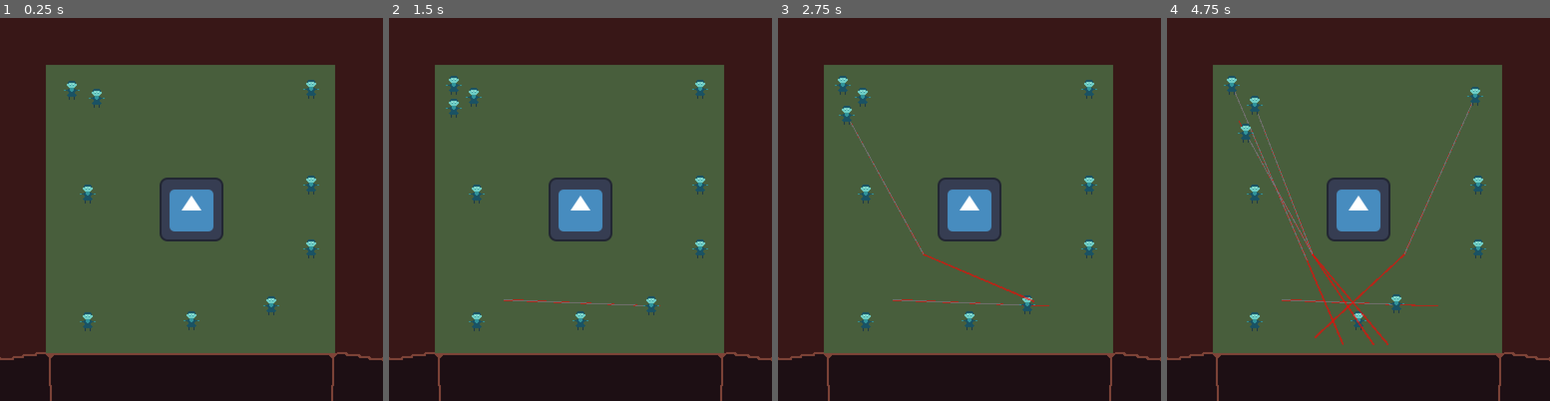
Above: before the commit, frames 1-4 (left to right).
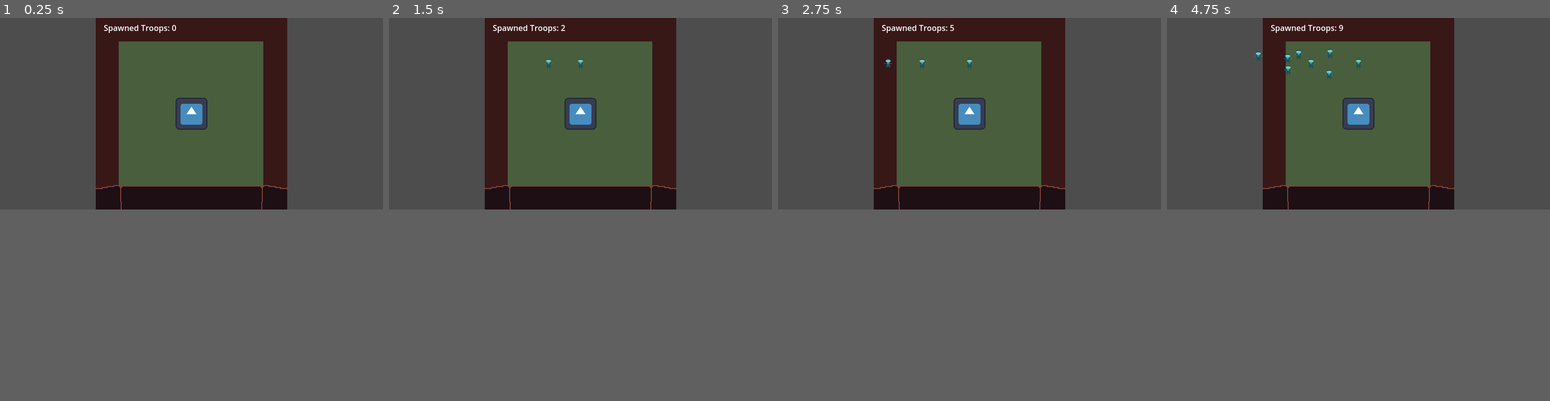
Above: after the commit, the same moments.

Repository: Cheese-Kings/Serene-Sovereignty
Game: Godot game, scene res://scenes/game.tscn
Same seed, same stepped clock (60 frames per second), same inputs: the game is played once before the commit and once after it. The engine's default icon, where the game draws it, is replaced by a stand-in: a white triangle on a blue panel in a dark square.
Inputs:
- Up to frame 1 (0.25 s): no input
- Up to frame 2 (1.5 s): tap Enter at 0.5, 1.35 s; hold Up 0.53-1.28 s; hold Enter 0.53-1.28 s; tap Space at 1.25 s; hold Down from 1.28 s (still down)
- Up to frame 3 (2.75 s): release Down at 2.03 s; hold Up from 2.03 s (still down); hold Enter from 2.03 s (still down)
- Up to frame 4 (4.75 s): release Enter at 2.78 s; tap Enter at 2.85, 4.35 s; release Up at 3.53 s; hold Enter 3.53-4.28 s; hold Down from 3.53 s (still down)
In our replay, the window is 768x768 before the commit and 768x384 after it. These sizes can differ from the game's own. Grey fills any space a smaller window leaves; there, only what the larger window draws over its background counts as a difference.

The runs differ from the first frame. In frame 1, 50% of the frame differs, in the area x 0-100%, y 0-100%; in frame 2, 50%; in frame 3, 50%; in frame 4, 51%.

Commit message:
many more changes

Diff:
--- /dev/null
+++ b/assets/anim_libraries/troops.tres
@@ -0,0 +1,36 @@
+[gd_resource type="AnimationLibrary" load_steps=3 format=3 uid="uid://b06f1ywhwju3y"]
+
+[sub_resource type="Animation" id="Animation_xnl8y"]
+resource_name = "walk"
+loop_mode = 1
+tracks/0/type = "bezier"
+tracks/0/imported = false
+tracks/0/enabled = true
+tracks/0/path = NodePath(".:rotation")
+tracks/0/interp = 1
+tracks/0/loop_wrap = true
+tracks/0/keys = {
+"handle_modes": PackedInt32Array(0, 0, 0),
+"points": PackedFloat32Array(-0.0872665, -0.25, 0, 0.25, 0, 0.0872665, -0.25, 0, 0.25, 0, -0.0872665, -0.25, 0, 0.25, 0),
+"times": PackedFloat32Array(0, 0.5, 1)
+}
+
+[sub_resource type="Animation" id="Animation_idc6k"]
+length = 0.001
+tracks/0/type = "bezier"
+tracks/0/imported = false
+tracks/0/enabled = true
+tracks/0/path = NodePath(".:rotation")
+tracks/0/interp = 1
+tracks/0/loop_wrap = true
+tracks/0/keys = {
+"handle_modes": PackedInt32Array(0),
+"points": PackedFloat32Array(0, -0.25, 0, 0.25, 0),
+"times": PackedFloat32Array(0)
+}
+
+[resource]
+_data = {
+"RESET": SubResource("Animation_idc6k"),
+"walk": SubResource("Animation_xnl8y")
+}
--- a/project.godot
+++ b/project.godot
@@ -25,7 +25,7 @@
 
 [display]
 
-window/size/viewport_width=384
+window/size/viewport_width=768
 window/size/viewport_height=384
 window/stretch/mode="viewport"
 
@@ -33,6 +33,11 @@
 
 enabled=PackedStringArray("res://addons/arc_loader/plugin.cfg", "res://addons/phase_console/plugin.cfg", "res://addons/beehave/plugin.cfg")
 
+[physics]
+
+common/physics_ticks_per_second=30
+common/max_physics_steps_per_frame=4
+
 [rendering]
 
 renderer/rendering_method="gl_compatibility"
--- a/scenes/game.tscn
+++ b/scenes/game.tscn
@@ -1,8 +1,8 @@
 [gd_scene load_steps=8 format=3 uid="uid://cxdab7u2nnqn1"]
 
 [ext_resource type="Texture2D" uid="uid://c715x0y2uovhc" path="res://assets/sprites/testing_randomshti.png" id="1_0vakb"]
-[ext_resource type="PackedScene" uid="uid://1awynisxpbmu" path="res://scenes/troops/loser.tscn" id="1_wlhjy"]
 [ext_resource type="Texture2D" uid="uid://3rlmr42kfxd2" path="res://icon.svg" id="2_aas75"]
+[ext_resource type="Script" path="res://scripts/debug/troop_spammer.gd" id="3_a8tdr"]
 
 [sub_resource type="NavigationPolygon" id="NavigationPolygon_566c8"]
 vertices = PackedVector2Array(133, -135, 135, 136, 46, 45, 46, -45, -138, 135, -46, 45, -137, -136, -46, -45)
@@ -59,34 +59,23 @@
 shape = SubResource("RectangleShape2D_iuj5e")
 debug_color = Color(1, 0.984314, 0, 0.419608)
 
+[node name="TroopSpammer" type="Node2D" parent="." node_paths=PackedStringArray("troop_counter", "spawn_timer", "troop_container")]
+script = ExtResource("3_a8tdr")
+troop_counter = NodePath("Label")
+spawn_timer = NodePath("Timer")
+troop_container = NodePath("../Troops")
+
+[node name="Label" type="Label" parent="TroopSpammer"]
+offset_left = -176.0
+offset_top = -184.0
+offset_right = -136.0
+offset_bottom = -161.0
+text = "Troop Count: 69"
+
+[node name="Timer" type="Timer" parent="TroopSpammer"]
+wait_time = 0.5
+autostart = true
+
 [node name="Troops" type="Node2D" parent="."]
 
-[node name="Loser" parent="Troops" instance=ExtResource("1_wlhjy")]
-position = Vector2(120, -120)
-
-[node name="Loser2" parent="Troops" instance=ExtResource("1_wlhjy")]
-position = Vector2(120, -24)
-
-[node name="Loser3" parent="Troops" instance=ExtResource("1_wlhjy")]
-position = Vector2(120, 40)
-
-[node name="Loser4" parent="Troops" instance=ExtResource("1_wlhjy")]
-position = Vector2(80, 97)
-
-[node name="Loser5" parent="Troops" instance=ExtResource("1_wlhjy")]
-position = Vector2(0, 112)
-
-[node name="Loser6" parent="Troops" instance=ExtResource("1_wlhjy")]
-position = Vector2(-104, 113)
-
-[node name="Loser7" parent="Troops" instance=ExtResource("1_wlhjy")]
-position = Vector2(-104, -15)
-
-[node name="Loser8" parent="Troops" instance=ExtResource("1_wlhjy")]
-position = Vector2(-120, -119)
-
-[node name="Loser9" parent="Troops" instance=ExtResource("1_wlhjy")]
-position = Vector2(0, -111)
-
-[node name="Loser10" parent="Troops" instance=ExtResource("1_wlhjy")]
-position = Vector2(0, -111)
+[connection signal="timeout" from="TroopSpammer/Timer" to="TroopSpammer" method="_on_timer_timeout"]
--- a/scenes/troops/loser.tscn
+++ b/scenes/troops/loser.tscn
@@ -1,42 +1,62 @@
-[gd_scene load_steps=6 format=3 uid="uid://1awynisxpbmu"]
+[gd_scene load_steps=9 format=3 uid="uid://1awynisxpbmu"]
 
 [ext_resource type="Script" path="res://scripts/troops/loser.gd" id="1_epyq1"]
+[ext_resource type="Script" path="res://scripts/custom_nodes/troop_state_handler.gd" id="2_kb72b"]
 [ext_resource type="Texture2D" uid="uid://x5v38xajfnko" path="res://assets/sprites/troops/neutralunit.png" id="2_ruk6q"]
 [ext_resource type="PackedScene" uid="uid://b4hrjv8y5f5t7" path="res://scenes/behaviour_trees/loser_ai.tscn" id="3_c7gbj"]
+[ext_resource type="AnimationLibrary" uid="uid://b06f1ywhwju3y" path="res://assets/anim_libraries/troops.tres" id="3_tejk2"]
+[ext_resource type="Script" path="res://scripts/troop_animator.gd" id="5_76h5g"]
 
 [sub_resource type="RectangleShape2D" id="RectangleShape2D_228lp"]
-size = Vector2(12, 15)
+size = Vector2(8, 10)
 
 [sub_resource type="Curve" id="Curve_4mvdu"]
 _data = [Vector2(0, 0.496933), 0.0, 0.0, 0, 0, Vector2(1, 1), 0.0, 0.0, 0, 0]
 point_count = 2
 
-[node name="Loser" type="CharacterBody2D" node_paths=PackedStringArray("nav_agent")]
+[node name="Loser" type="CharacterBody2D" node_paths=PackedStringArray("nav_agent", "troop_animator", "state_handler")]
 script = ExtResource("1_epyq1")
 nav_agent = NodePath("NavigationAgent")
+troop_animator = NodePath("Sprite/TroopAnimations")
+state_handler = NodePath("TroopStateHandler")
+
+[node name="TroopStateHandler" type="Node" parent="." node_paths=PackedStringArray("troop_animator")]
+script = ExtResource("2_kb72b")
+troop_animator = NodePath("../Sprite/TroopAnimations")
 
 [node name="Collider" type="CollisionShape2D" parent="."]
-position = Vector2(0, -0.5)
 shape = SubResource("RectangleShape2D_228lp")
 debug_color = Color(1, 0, 0, 0.419608)
 
 [node name="PathLine" type="Line2D" parent="."]
+visible = false
 points = PackedVector2Array(0, 0, 0, 0)
 width = 2.0
 width_curve = SubResource("Curve_4mvdu")
 default_color = Color(1, 0, 0, 0.584314)
 
 [node name="DestinationLine" type="Line2D" parent="."]
+visible = false
 points = PackedVector2Array(0, 0, 0, 0)
 width = 1.0
 default_color = Color(0, 0.917647, 1, 0.368627)
 
 [node name="Sprite" type="Sprite2D" parent="."]
-position = Vector2(0, -7)
+position = Vector2(0, -1)
 texture = ExtResource("2_ruk6q")
-region_rect = Rect2(0, 0, 32, 32)
+region_enabled = true
+region_rect = Rect2(0, 12, 32, 20)
+
+[node name="TroopAnimations" type="AnimationPlayer" parent="Sprite"]
+playback_default_blend_time = 1.0
+speed_scale = 1.6
+libraries = {
+"": ExtResource("3_tejk2")
+}
+script = ExtResource("5_76h5g")
 
 [node name="NavigationAgent" type="NavigationAgent2D" parent="."]
+target_desired_distance = 20.0
 path_max_distance = 25.0
 avoidance_enabled = true
 
--- /dev/null
+++ b/scripts/custom_classes/troop_state_machine.gd
@@ -0,0 +1,20 @@
+class_name TroopStateMachine
+extends Resource
+
+
+enum State {
+	IDLE,
+	WALKING,
+	BALLS
+}
+
+
+var state: State : set = set_state, get = get_state
+
+
+func set_state(new_state: State) -> TroopStateMachine:
+	state = new_state
+	return self
+
+func get_state() -> State:
+	return state
--- a/scripts/custom_nodes/troop.gd
+++ b/scripts/custom_nodes/troop.gd
@@ -3,13 +3,20 @@
 
 
 @export var nav_agent: NavigationAgent2D
+@export var troop_animator: AnimationPlayer
+@export var state_handler: TroopStateHandler
+
+const VEL_LIMIT = 2
 
 var stats: TroopStats
+var state_machine: TroopStateMachine
 
 var navigating = false
 
 
 func _ready():
+	_initialize_state_machine()
+
 	# Initialize troop stats
 	_initialize_stats()
 
@@ -32,6 +39,20 @@
 			if is_instance_valid($PathLine): $PathLine.hide()
 			if is_instance_valid($DestinationLine): $DestinationLine.hide()
 
+	if is_instance_valid(state_handler):
+		if velocity.x > VEL_LIMIT or velocity.y > VEL_LIMIT and velocity.x < -VEL_LIMIT or velocity.y < -VEL_LIMIT:
+			state_machine.set_state(TroopStateMachine.State.WALKING)
+		else:
+			state_machine.set_state(TroopStateMachine.State.IDLE)
+
+		var troop_state = state_machine.get_state()
+		if troop_state == TroopStateMachine.State.IDLE: state_handler._state_idle()
+		elif troop_state == TroopStateMachine.State.WALKING: state_handler._state_walking()
+		elif troop_state == TroopStateMachine.State.BALLS: state_handler._state_balls()
+
+func _initialize_state_machine():
+	state_machine = TroopStateMachine.new().set_state(TroopStateMachine.State.IDLE)
+
 # Function to initialize troop stats
 func _initialize_stats():
 	stats = TroopStats.new()
--- /dev/null
+++ b/scripts/custom_nodes/troop_state_handler.gd
@@ -0,0 +1,15 @@
+class_name TroopStateHandler
+extends Node
+
+
+@export var troop_animator: AnimationPlayer
+
+
+func _state_idle():
+	troop_animator.change_animation("RESET")
+
+func _state_walking():
+	troop_animator.change_animation("walk")
+
+func _state_balls():
+	troop_animator.change_animation("RESET")
--- /dev/null
+++ b/scripts/debug/troop_spammer.gd
@@ -0,0 +1,21 @@
+extends Node2D
+
+
+@export var troop_counter: Label
+@export var spawn_timer: Timer
+@export var troop_container: Node2D
+
+var troop = preload("res://scenes/troops/loser.tscn")
+
+var spawned_troops = 0
+
+
+func _process(_delta):
+	troop_counter.text = "Spawned Troops: " + str(spawned_troops)
+
+func _on_timer_timeout():
+	var troop_instance = troop.instantiate()
+	troop_instance.position.y = -100
+	troop_container.add_child(troop_instance)
+
+	spawned_troops += 1
--- /dev/null
+++ b/scripts/troop_animator.gd
@@ -0,0 +1,7 @@
+extends AnimationPlayer
+
+
+func change_animation(new_animation: String):
+	if current_animation != new_animation:
+		stop()
+		play(new_animation)
--- a/scripts/troops/loser.gd
+++ b/scripts/troops/loser.gd
@@ -2,4 +2,4 @@
 
 
 func _initialize_stats():
-	stats = TroopStats.new().set_health(5).set_speed(10).set_role(TroopStats.Role.Loser)
+	stats = TroopStats.new().set_health(5).set_speed(20).set_role(TroopStats.Role.Loser)
